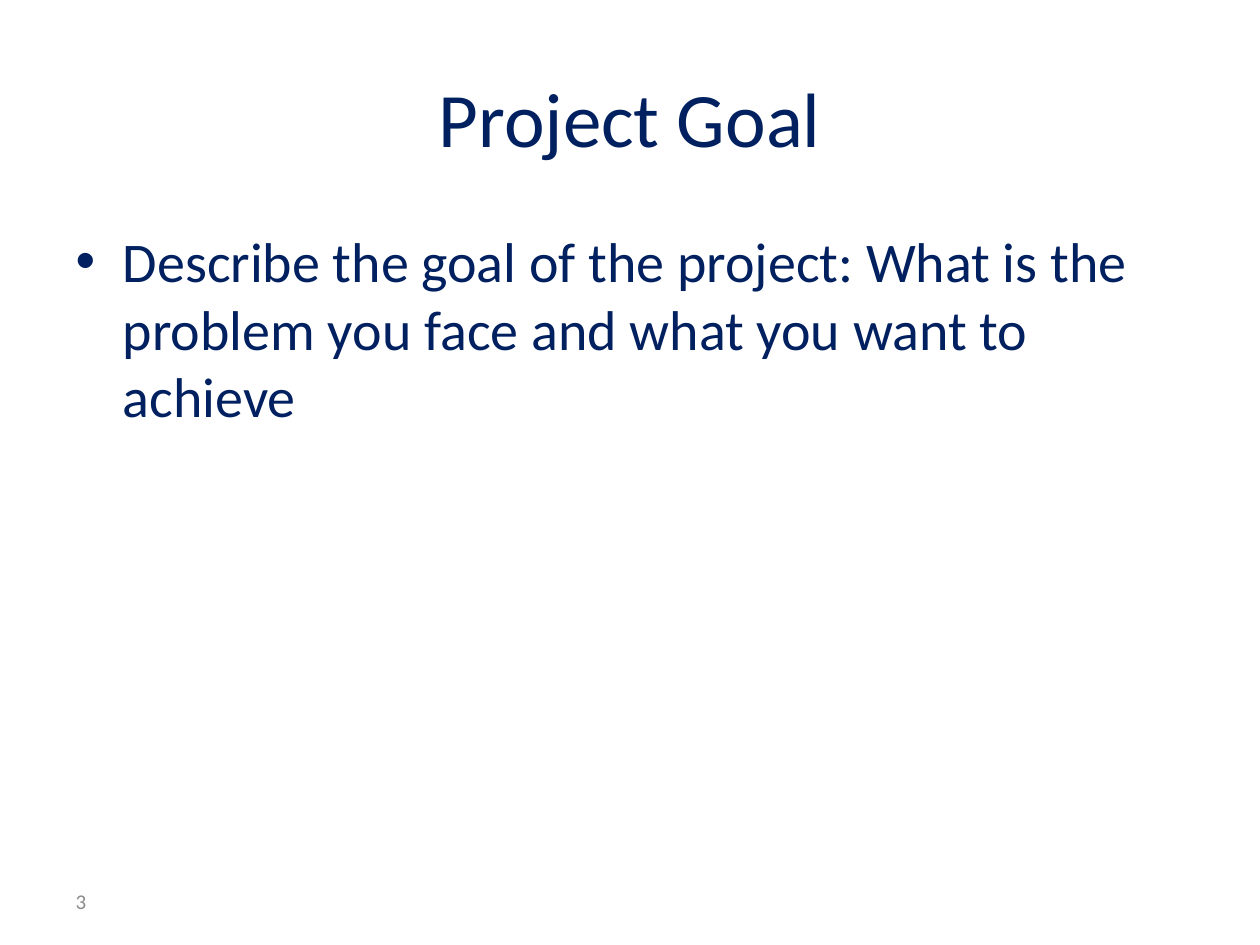
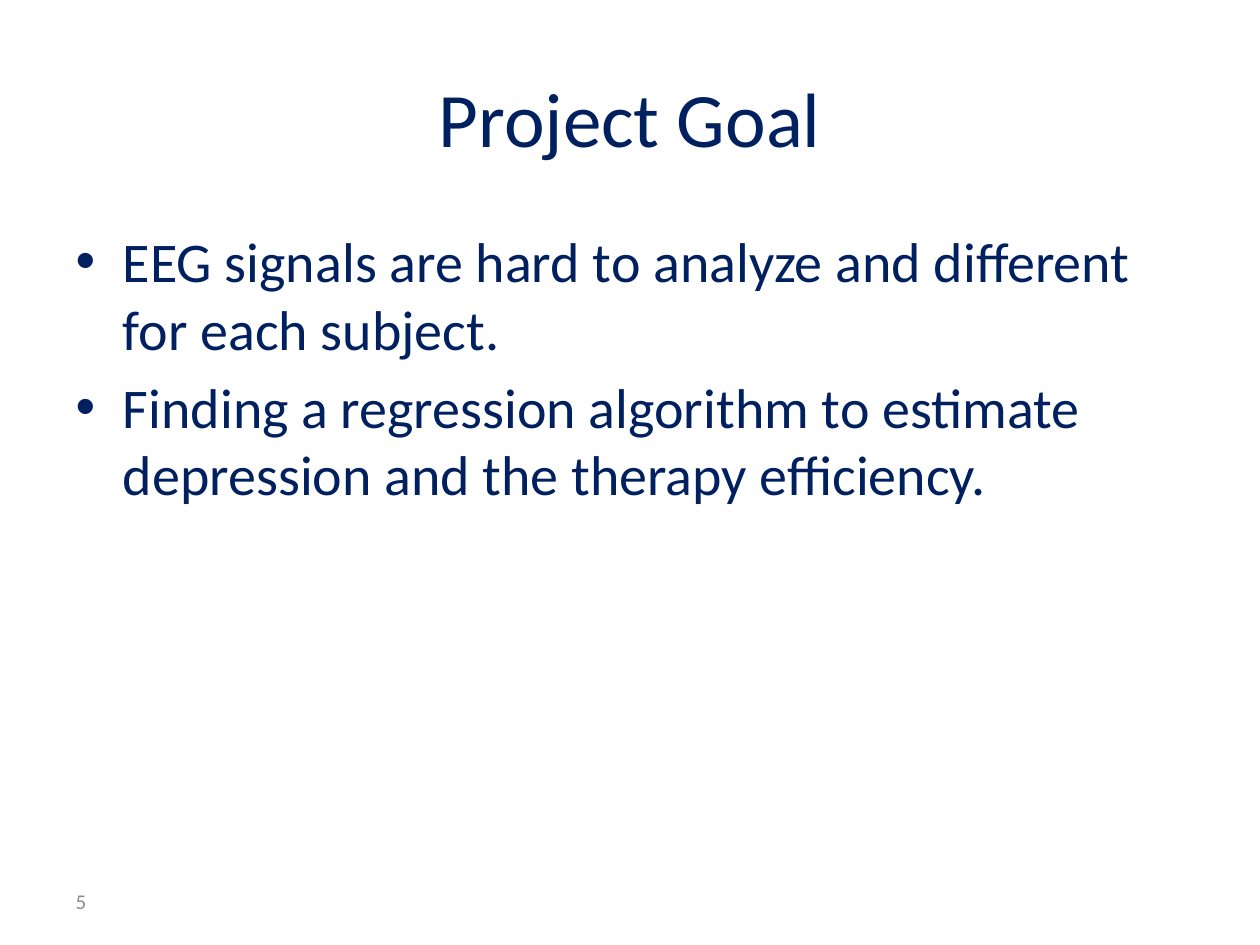
Before and after one commit to reggevlivney/BrainSway, a slide deck: slide 5 of Project_Midterm_Presentation.pptx (slide 3 before the commit). Drawn at 1260x945 pixels with LibreOffice and Linux fonts; fonts in the diff are those of the drawing; background and template pictures are left out. Boxes give left, top, right and bottom in pixels: in the first picture for what was removed or moved away, otherwise in the second. Text is boxed around its words. In the diff, an @@ line names an element or a change of style, - is before the commit and + after.

Commit message:
Few pictures and explanations in the presentation. Splitting the signals to the signals before and after the stimulation.

```diff
--- a/Project_Midterm_Presentation.pptx
+++ b/Project_Midterm_Presentation.pptx
@@ text at (x1=123, y1=243, x2=1130, y2=504): text changed @@
-• Describe the goal of the project: What is the problem you face and what you want to achieve
+• EEG signals are hard to analyze and different for each subject.
+• Finding a regression algorithm to estimate depression and the therapy efficiency.
@@ page number at (x1=76, y1=895, x2=87, y2=909): text changed @@
-3
+5
```
Also in this commit, not shown: 1 other slide changed, 6 slides added, 2 slides removed, 2 other files.
